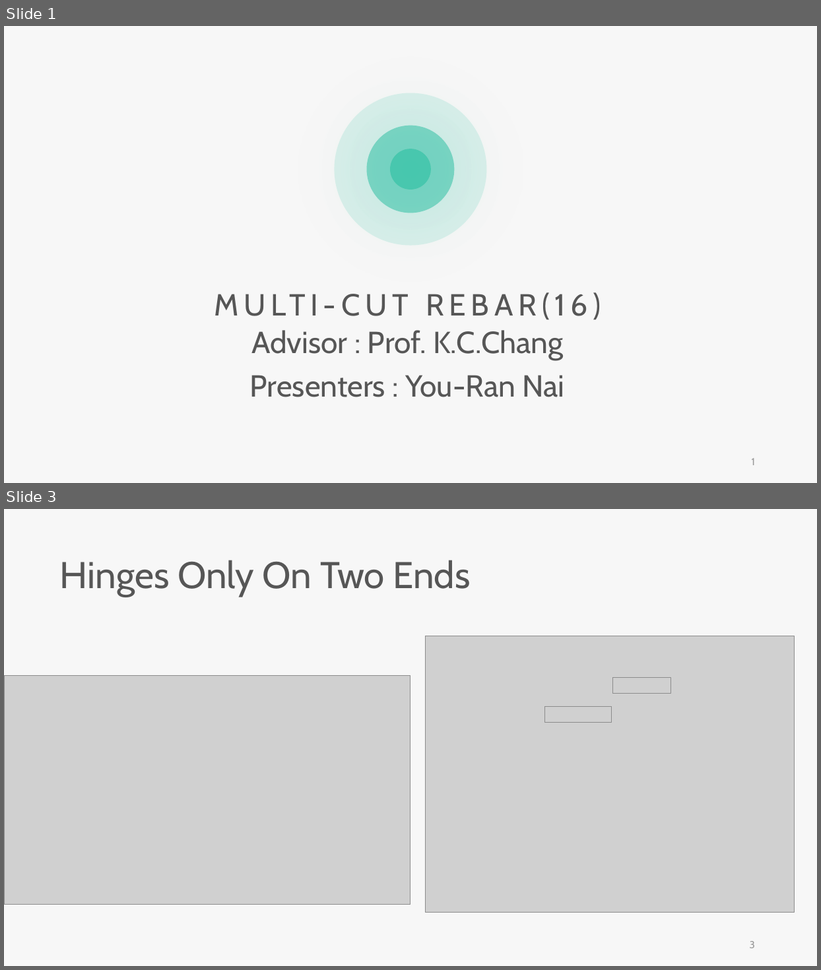
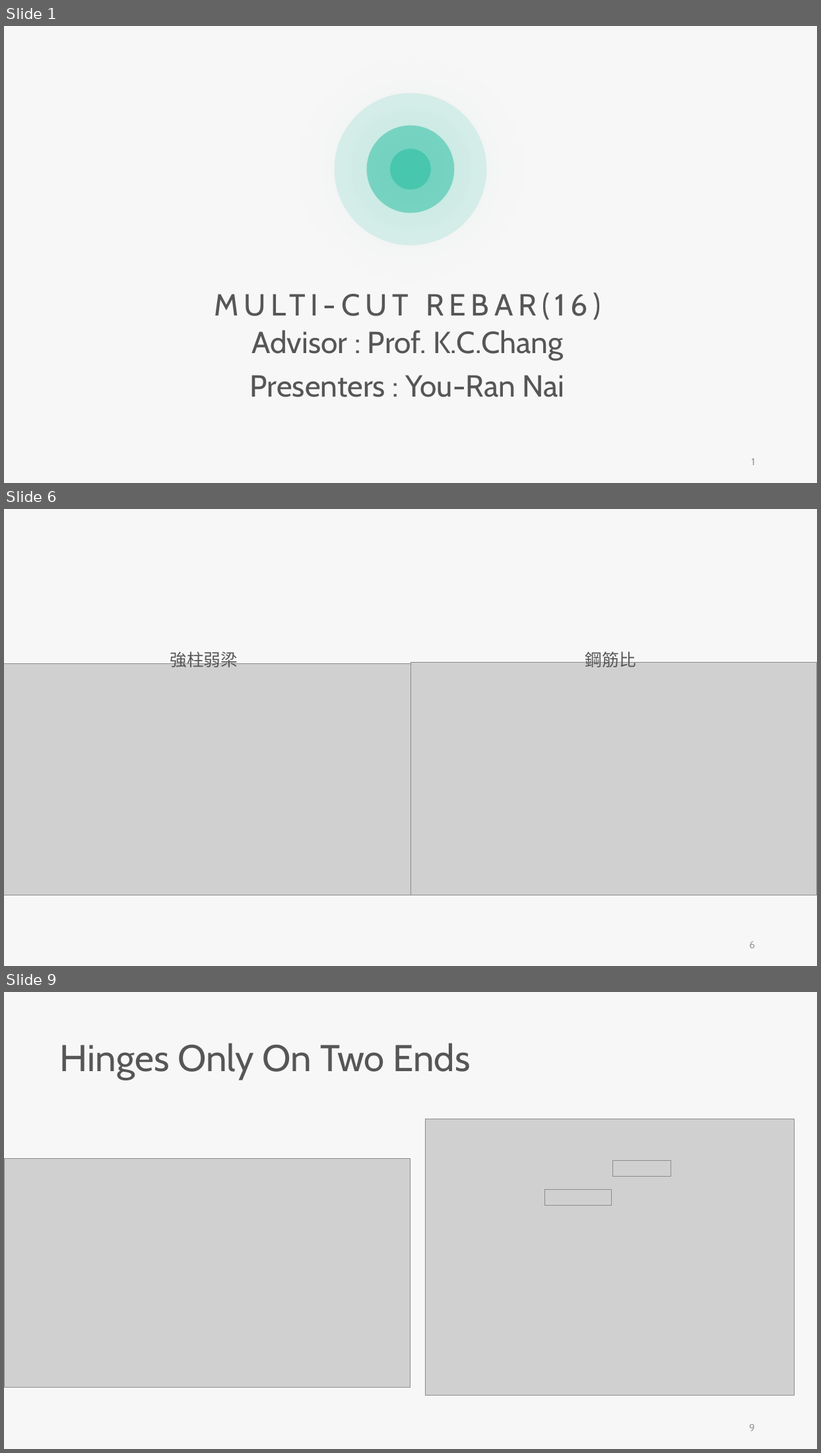
Before and after one commit to skyran1278/thesis, a slide deck: Meeting/20190516 Meeting/20190516 Meeting.pptx. Shown one above the other, each under a label of ours: slides 1 and 3 before the commit, slides 1, 6 and 9 after it; the slides between them are not shown. The pictures are 821x970 and 821x1453 pixels, drawn with LibreOffice and Linux fonts; fonts in the diff are those of the drawing; grey boxes stand for pictures. Boxes give left, top, right and bottom in pixels: in the first picture for what was removed or moved away, otherwise in the second. Text is boxed around its words. In the diff, an @@ line names an element or a change of style, - is before the commit and + after.

```diff
--- a/Meeting/20190516 Meeting/20190516 Meeting.pptx
+++ b/Meeting/20190516 Meeting/20190516 Meeting.pptx
@@ slide 6 added at (x1=4, y1=509, x2=817, y2=966), background #F7F7F7 @@
@@ picture added at (x1=4, y1=663, x2=411, y2=895) @@
@@ text added at (x1=170, y1=652, x2=238, y2=667), 20 pt, text #565656 @@
+強柱弱梁
@@ picture added at (x1=411, y1=662, x2=817, y2=896) @@
@@ text added at (x1=585, y1=652, x2=636, y2=667), 20 pt, text #565656 @@
+鋼筋比
@@ page number added at (x1=749, y1=941, x2=755, y2=949), 12 pt, text #9A9A9A @@
+6
@@ what was slide 3 is now slide 9 @@
@@ page number at (x1=749, y1=1424, x2=755, y2=1432): text changed @@
-3
+9
```
Also in this commit, not shown: 9 slides changed, 9 other slides added, 4 slides removed.
